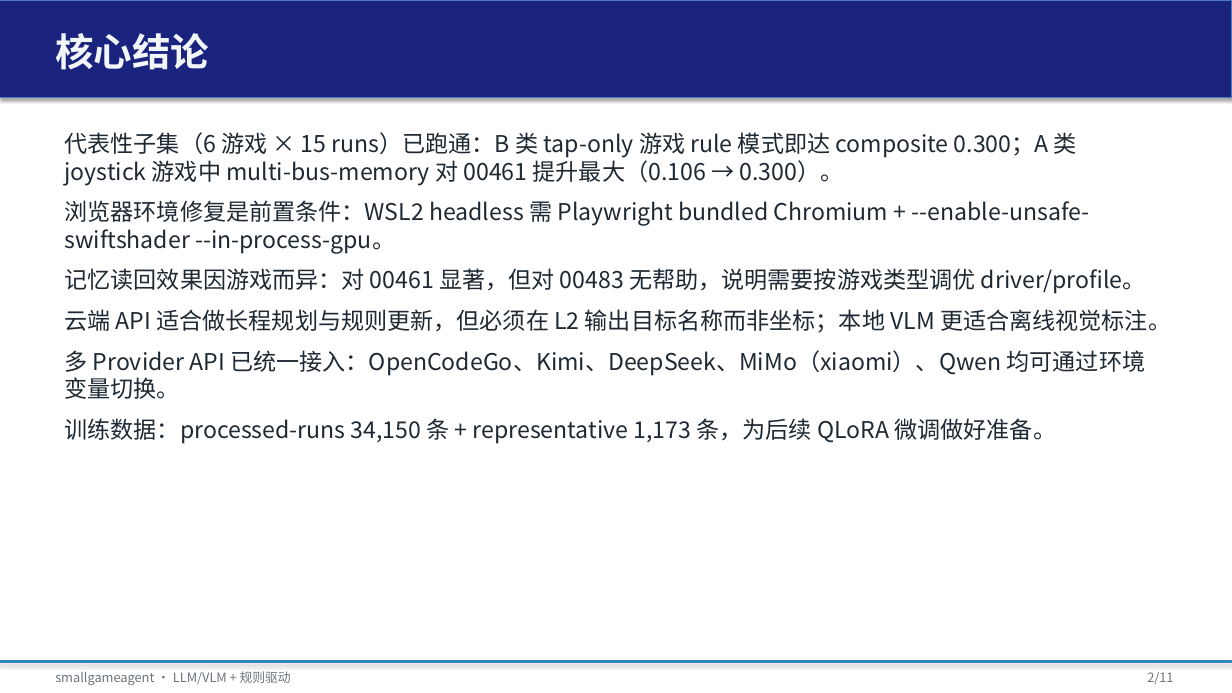
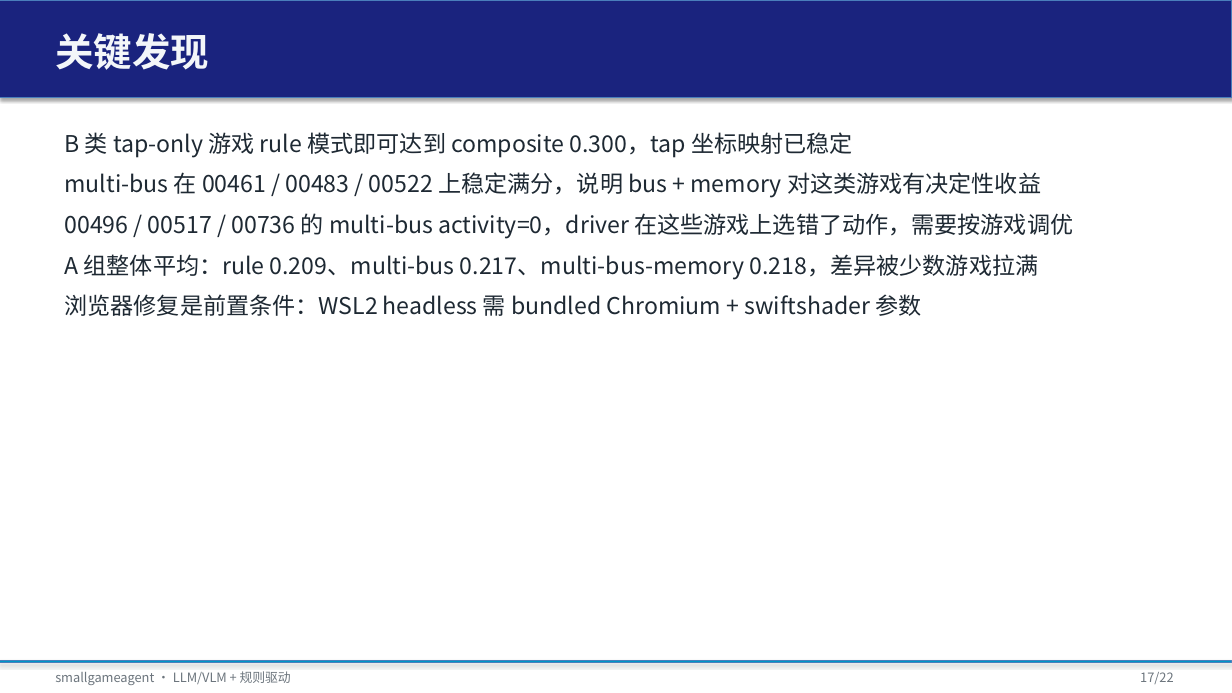
Before and after one commit to tzhazuma/smallgameagent, a slide deck: slide 17 of reports/smallgameagent_report.pptx (slide 2 before the commit). Drawn at 1232x693 pixels with LibreOffice and Linux fonts; fonts in the diff are those of the drawing. Boxes give left, top, right and bottom in pixels: in the first picture for what was removed or moved away, otherwise in the second. Text is boxed around its words. In the diff, an @@ line names an element or a change of style, - is before the commit and + after.

```diff
--- a/reports/smallgameagent_report.pptx
+++ b/reports/smallgameagent_report.pptx
@@ text at box(55, 33, 209, 70): text changed @@
-核心结论
+关键发现
@@ text at box(64, 132, 1073, 316): text changed @@
-代表性子集（6 游戏 × 15 runs）已跑通：B 类 tap-only 游戏 rule 模式即达 composite 0.300；A 类 joystick 游戏中 multi-bus-memory 对 00461 提升最大（0.106 → 0.300）。
-浏览器环境修复是前置条件：WSL2 headless 需 Playwright bundled Chromium + --enable-unsafe-swiftshader --in-process-gpu。
-记忆读回效果因游戏而异：对 00461 显著，但对 00483 无帮助，说明需要按游戏类型调优 driver/profile。
-云端 API 适合做长程规划与规则更新，但必须在 L2 输出目标名称而非坐标；本地 VLM 更适合离线视觉标注。
-多 Provider API 已统一接入：OpenCodeGo、Kimi、DeepSeek、MiMo（xiaomi）、Qwen 均可通过环境变量切换。
-训练数据：processed-runs 34,150 条 + representative 1,173 条，为后续 QLoRA 微调做好准备。
+B 类 tap-only 游戏 rule 模式即可达到 composite 0.300，tap 坐标映射已稳定
+multi-bus 在 00461 / 00483 / 00522 上稳定满分，说明 bus + memory 对这类游戏有决定性收益
+00496 / 00517 / 00736 的 multi-bus activity=0，driver 在这些游戏上选错了动作，需要按游戏调优
+A 组整体平均：rule 0.209、multi-bus 0.217、multi-bus-memory 0.218，差异被少数游戏拉满
+浏览器修复是前置条件：WSL2 headless 需 bundled Chromium + swiftshader 参数
@@ text at box(1140, 672, 1173, 684): text changed @@
-2/11
+17/22
```
Also in this commit, not shown: 7 other slides changed, 13 slides added, 2 slides removed, 8 other files.
